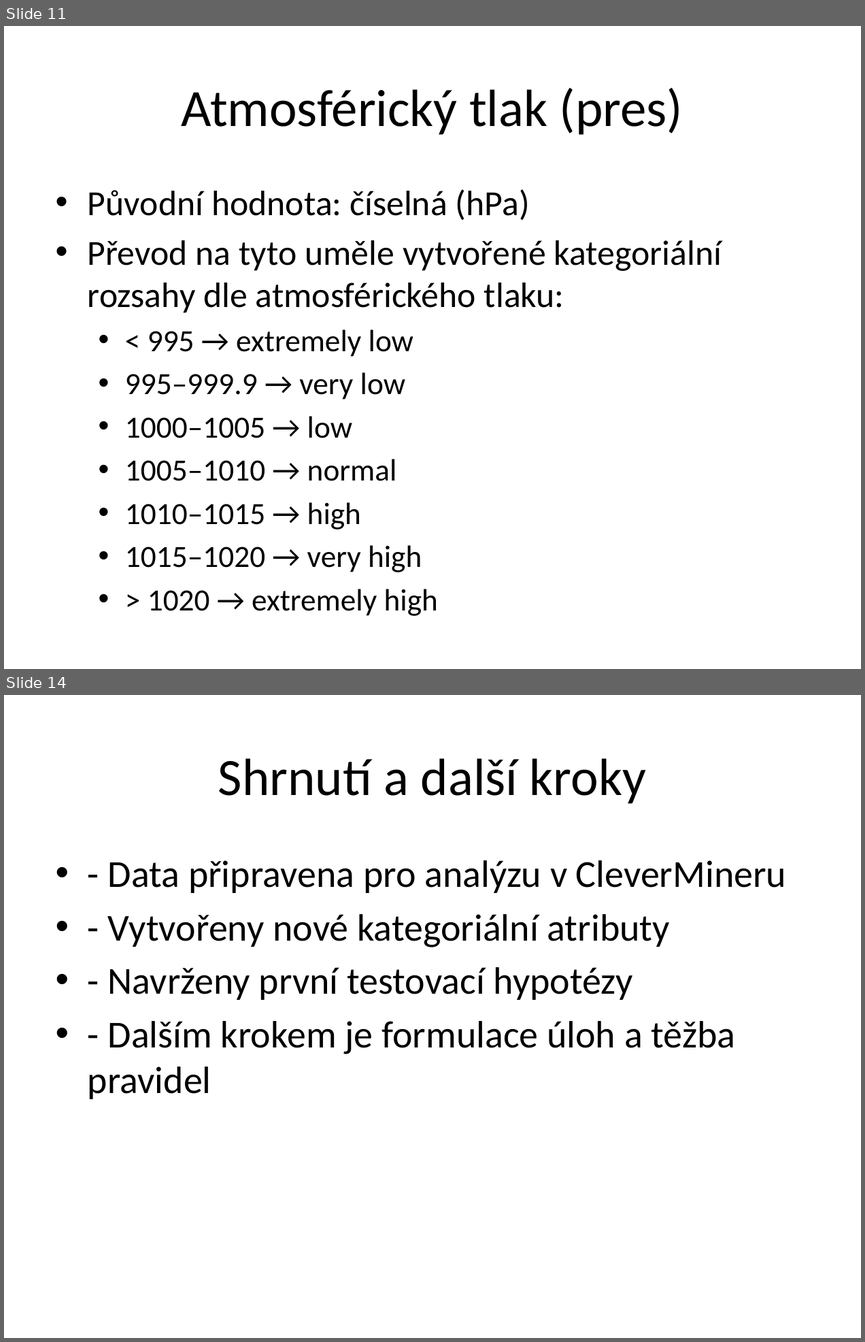
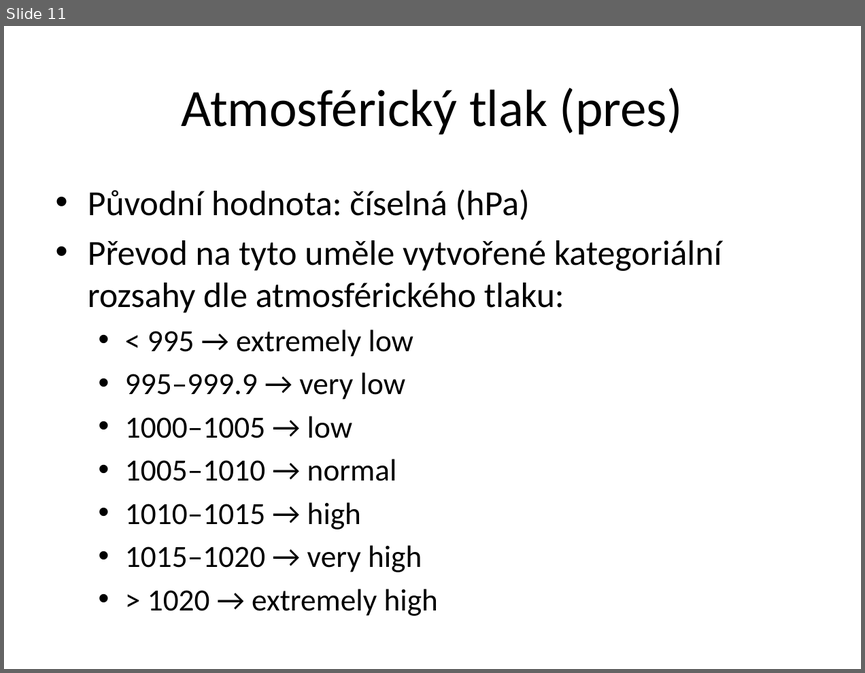
Before and after one commit to tomstomstoms2/4IZ460-term-paper, a slide deck: Files/Prubezna_zprava_4IZ460.pptx. Shown one above the other, each under a label of ours: slides 11 and 14 before the commit, slide 11 after it; the slides between them are not shown. The pictures are 865x1342 and 865x673 pixels, drawn with LibreOffice and Linux fonts; fonts in the diff are those of the drawing. Boxes give left, top, right and bottom in pixels: in the first picture for what was removed or moved away, otherwise in the second. Text is boxed around its words. In the diff, an @@ line names an element or a change of style, - is before the commit and + after.

```diff
--- a/Files/Prubezna_zprava_4IZ460.pptx
+++ b/Files/Prubezna_zprava_4IZ460.pptx
@@ slide 14 removed at <box>4,695,861,1338</box>, background #FFFFFF @@
@@ title removed at <box>218,758,646,804</box> @@
-Shrnutí a další kroky
@@ text removed at <box>88,860,786,1099</box> @@
-• - Data připravena pro analýzu v CleverMineru
-• - Vytvořeny nové kategoriální atributy
-• - Navrženy první testovací hypotézy
-• - Dalším krokem je formulace úloh a těžba pravidel
```
Also in this commit, not shown: 2 slides changed, 1 other slide removed.
